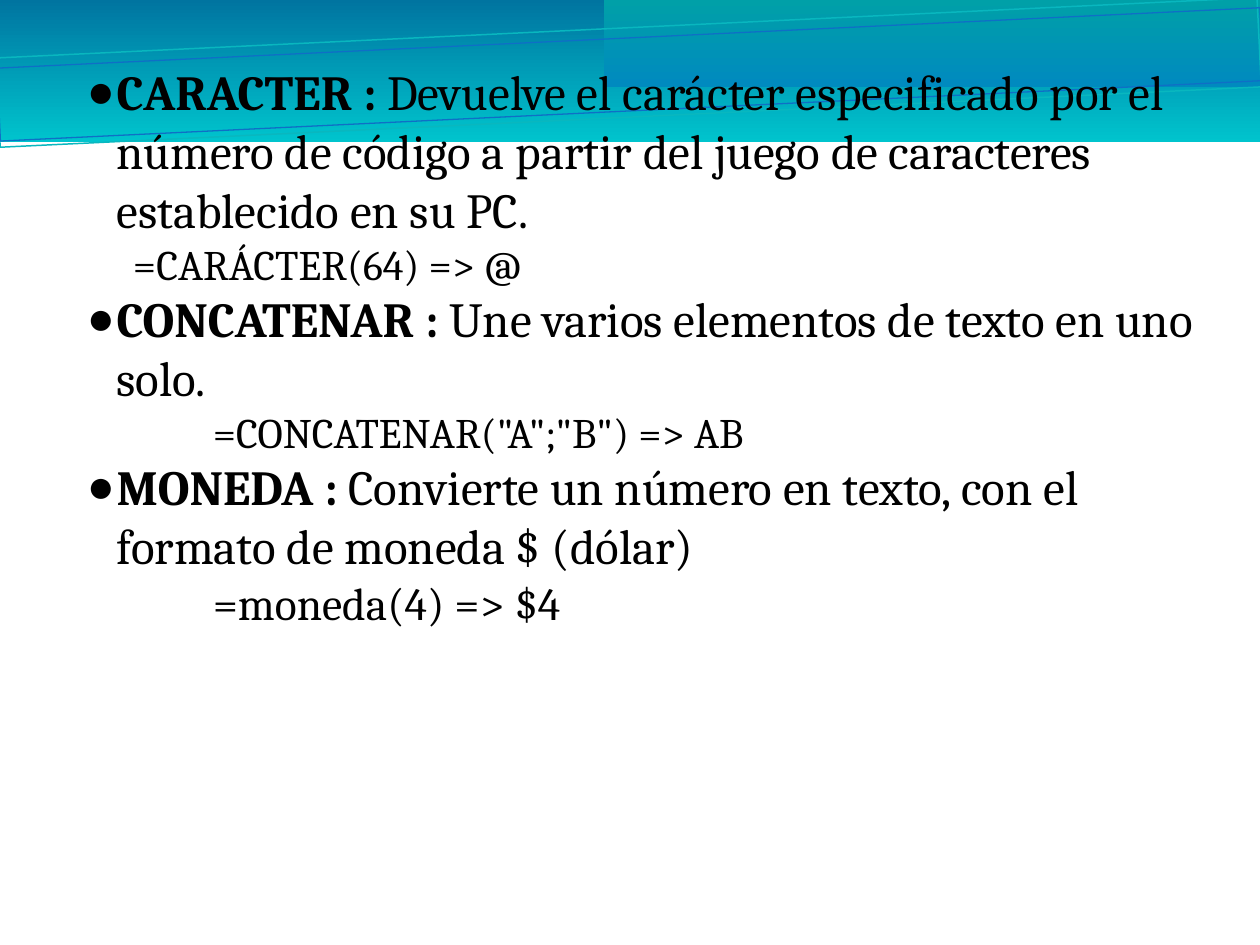
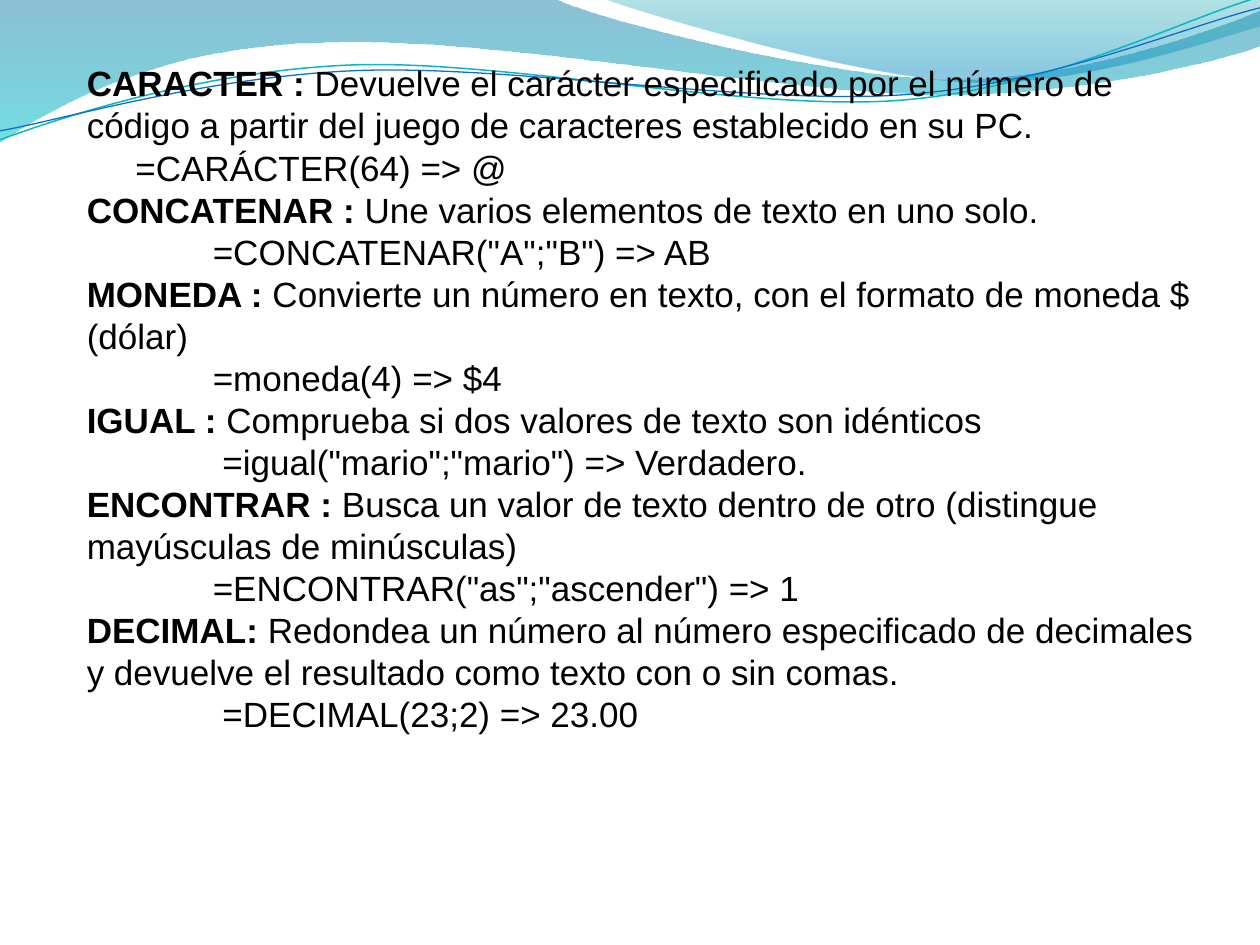
Before and after one commit to kleberloayzacastro/universidad, a slide deck: slide 3 of 2015-2016/clases/computacion_aplicada_2/clase_3/clase_3.pptx. Drawn at 1260x945 pixels with LibreOffice and Linux fonts; fonts in the diff are those of the drawing; background and template pictures are left out. Boxes give left, top, right and bottom in pixels: in the first picture for what was removed or moved away, otherwise in the second. Text is boxed around its words. In the diff, an @@ line names an element or a change of style, - is before the commit and + after.

```diff
--- a/2015-2016/clases/computacion_aplicada_2/clase_3/clase_3.pptx
+++ b/2015-2016/clases/computacion_aplicada_2/clase_3/clase_3.pptx
@@ rectangle removed at (0, 0, 1260, 142) @@
@@ rectangle removed at (0, 0, 1260, 147) @@
@@ rectangle removed at (0, 8, 1260, 141) @@
@@ freeform shape added at (0, 0, 1260, 142), fill gradient #0074A1 to #00C6CF @@
@@ freeform shape added at (0, 0, 1260, 147), outline #0AB8BF 0.85 pt @@
@@ freeform shape added at (0, 8, 1260, 141), outline #0F6FC6 0.75 pt @@
@@ rectangle removed at (604, 0, 1260, 87) @@
@@ freeform shape added at (604, 0, 1260, 87), fill gradient #00A1A9 to #008BBF @@
@@ text at (87, 68, 1161, 397): size 28 to 20 pt in "CARACTER : Devuelve el carácter especificado por ...", "CONCATENAR : Une varios elementos de texto ...", "MONEDA : Convierte un número en texto, ..."; font Cambria to Arial in "CARACTER : Devuelve el carácter especificado por ...", "=CARÁCTER(64) => @", "CONCATENAR : Une varios elementos de texto ...", "=CONCATENAR("A";"B") => AB" and 2 more places; size 24 to 20 pt in "=CARÁCTER(64) => @", "=CONCATENAR("A";"B") => AB"; size 26 to 20 pt in "=moneda(4) => $4"; bullet ● to none @@
@@ text at (87, 407, 1193, 734): paragraphs added @@
+IGUAL : Comprueba si dos valores de texto son idénticos
+=igual("mario";"mario") => Verdadero.
+ENCONTRAR : Busca un valor de texto dentro de otro (distingue mayúsculas de minúsculas)
+=ENCONTRAR("as";"ascender") => 1
+DECIMAL: Redondea un número al número especificado de decimales y devuelve el resultado como texto con o sin comas.
+=DECIMAL(23;2) => 23.00
```
Also in this commit, not shown: 4 other slides changed, 2 slides added, 2 slides removed, 17 other files.
